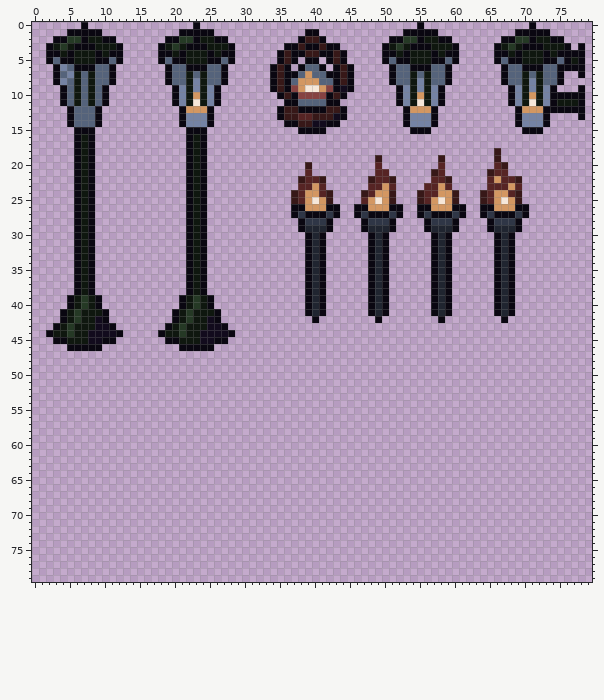
Sprite sheet: Assets/Sprites/Objects/objects.png. The first picture shows the starting point.
The file is 80x80 pixels.
After the commit:
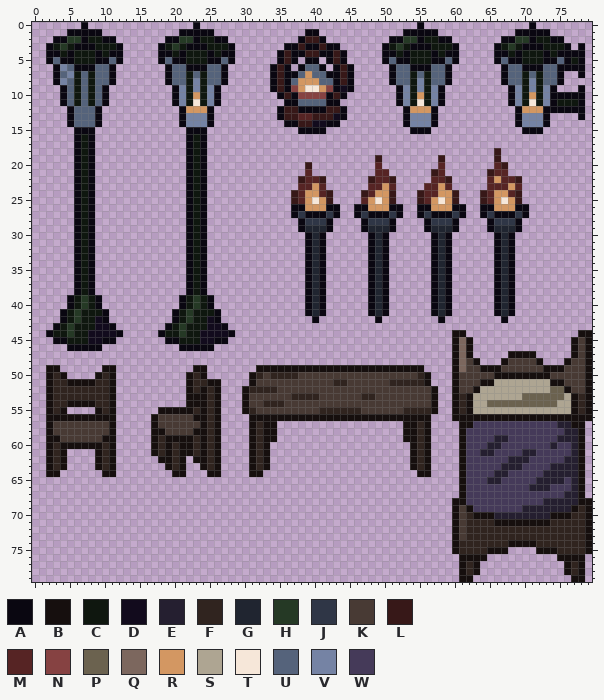
Palette (. is transparent): A #0a0711  B #160f0e  C #0f170f  D #120b1d  E #251f30  F #30241f  G #202530  H #253925  J #2f3646  K #483a34  L #371818  M #562424  N #864242  P #6b624f  Q #7c675e  R #d39762  S #aea592  T #f6e7d9  U #55637b  V #7583a4  W #453a59
Difference:
@@ x 0..79 @@
 43 ...ACHCCCDDA.......ACHCCCDDA....................................................
-44 ..ACCHCCDDDDA.....ACCHCCDDDDA...................................................
-45 ...AACCCDDAA.......AACCCDDAA....................................................
-46 .....AAAAA...........AAAAA......................................................
-47 ................................................................................
-48 ................................................................................
-49 ................................................................................
-50 ................................................................................
-51 ................................................................................
-52 ................................................................................
-53 ................................................................................
-54 ................................................................................
-55 ................................................................................
-56 ................................................................................
-57 ................................................................................
-58 ................................................................................
-59 ................................................................................
-60 ................................................................................
-61 ................................................................................
-62 ................................................................................
-63 ................................................................................
-64 ................................................................................
-65 ................................................................................
-66 ................................................................................
-67 ................................................................................
-68 ................................................................................
-69 ................................................................................
-70 ................................................................................
-71 ................................................................................
-72 ................................................................................
-73 ................................................................................
-74 ................................................................................
-75 ................................................................................
-76 ................................................................................
-77 ................................................................................
-78 ................................................................................
-79 ................................................................................
+44 ..ACCHCCDDDDA.....ACCHCCDDDDA...............................BB................BB
+45 ...AACCCDDAA.......AACCCDDAA................................BQB..............BKB
+46 .....AAAAA...........AAAAA..................................BQB..............BKB
+47 ............................................................BQB.....BBBB.....BKB
+48 ............................................................BQKB...BKKKKB...BKKB
+49 ..BB......BB...........BB.......BBBBBBBBBBBBBBBBBBBBBBBB....BQKKBBBKKKKKKBBBKKKB
+50 ..BFB....BFB..........BFB......BFKFFFFKKKKKKKKKKKKKKKKKFB...BKKKKKBBBBBBBBKKKKKB
+51 ..BFFBBBBFFB..........BFFBB....BKKKKKKKKKKKFFKKKKKKFFFFFB...BKKKBBSSSSSSSSBBKKKB
+52 ..BFFFFFFFFB..........BFBFB...BFFFFKKKKKKKKKKKKKKKKKKKKKKB..BKKBSSSSSSSSSSPPBKKB
+53 ..BFFFFFFFFB..........BBBFB...BKKKKKKFFFFKKKKKKFFKKKKKKKKB..BFBSSSSSSSPPPPPPSBFB
+54 ..BFFBBBBFFB..........BBBFB...BKKFFFKKKKKKKKKKKKKKKKKKKKKB..BFBSSPPPPPPPPPPSSBFB
+55 ..BFB....BFB......BBBBBFBFB...BFKKKKKKKKKFFFFFFKKKKKKFFFFB..BFBSSSSSSSSSSSSSSBFB
+56 ..BBBBBBBBBB.....BKKKKKBBFB....BBBBBBBBBBBBBBBBBBBBBBBBBB...BBBBBBBBBBBBBBBBBBBB
+57 ..BKKKKKKKKB.....BKKKKKKBFB....BFBB..................BBFB....BBWWWWWWWWWWWWEEBB.
+58 ..BKKKKKKKKB.....BBKKKKBBFB....BFBB..................BBFB....BWWWWWWWWWWWWWWEEB.
+59 ..BBKKKKKKBB.....BFBBBBFBFB....BFBB..................BBFB....BWWWWEEWWWWWWWEEEB.
+60 ..BFBBBBBBFB.....BFBFBBFBFB....BFB....................BFB....BWWWEEWWWWWWWEWWEB.
+61 ..BFB....BFB.....BFBFBBFBFB....BFB....................BFB....BWWEEWWWWEEWWWWWEB.
+62 ..BFB....BFB......BBFB.BBFB....BFB....................BFB....BWWWWWWEEEWWWWWEEB.
+63 ..BFB....BFB.......BFB..BFB....BFB....................BFB....BWWWWWEEEWWWWEEEEB.
+64 ..BB......BB........BB...BB....BB......................BB....BWWWWEEWWWWWEEEEEB.
+65 .............................................................BWWWEEWWWWWEEEEWEB.
+66 .............................................................BWWWWWWWWWEEEWWWEB.
+67 .............................................................BWWWWWWWWWWWWWWEEB.
+68 ............................................................BBWWWWWWWWWWWEEEEEBB
+69 ............................................................BKBWWWWWWWEEEEEEEBFB
+70 ............................................................BKFBBBEEEEEEEEBBBFFB
+71 ............................................................BKFFFFBBBBBBBBFFFFFB
+72 ............................................................BKFFFFFFFFFFFFFFFFFB
+73 ............................................................BKFFFFFFFFFFFFFFFFFB
+74 ............................................................BFFFFFFFBBBBFFFFFFFB
+75 ............................................................BFFFFBBB....BBBFFFFB
+76 .............................................................BBBB..........BBBB.
+77 .............................................................BFB............BFB.
+78 .............................................................BFB............BFB.
+79 .............................................................BB..............BB.
Boxes around the changes in both pictures, in picture pixels (x1, y1, x2, y2):
added: (242, 330, 592, 582)
added: (46, 365, 116, 477)
added: (151, 365, 221, 477)
